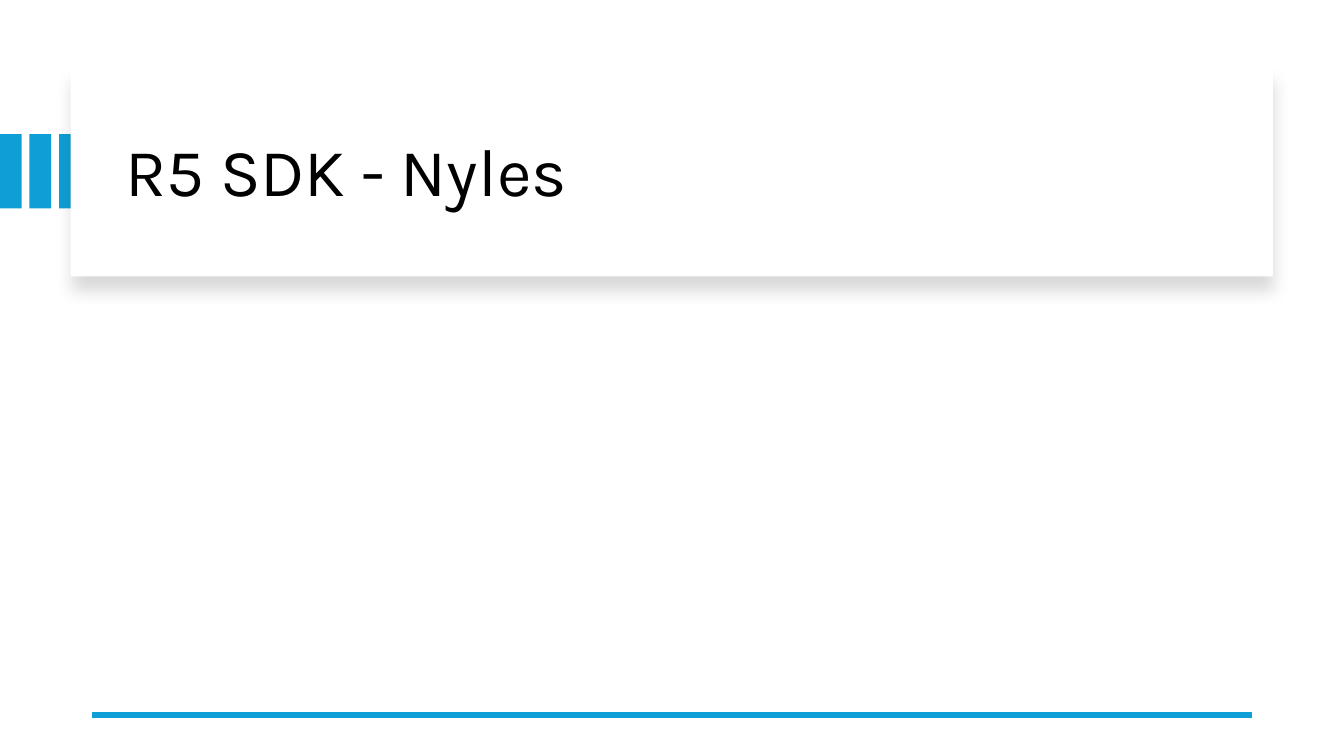
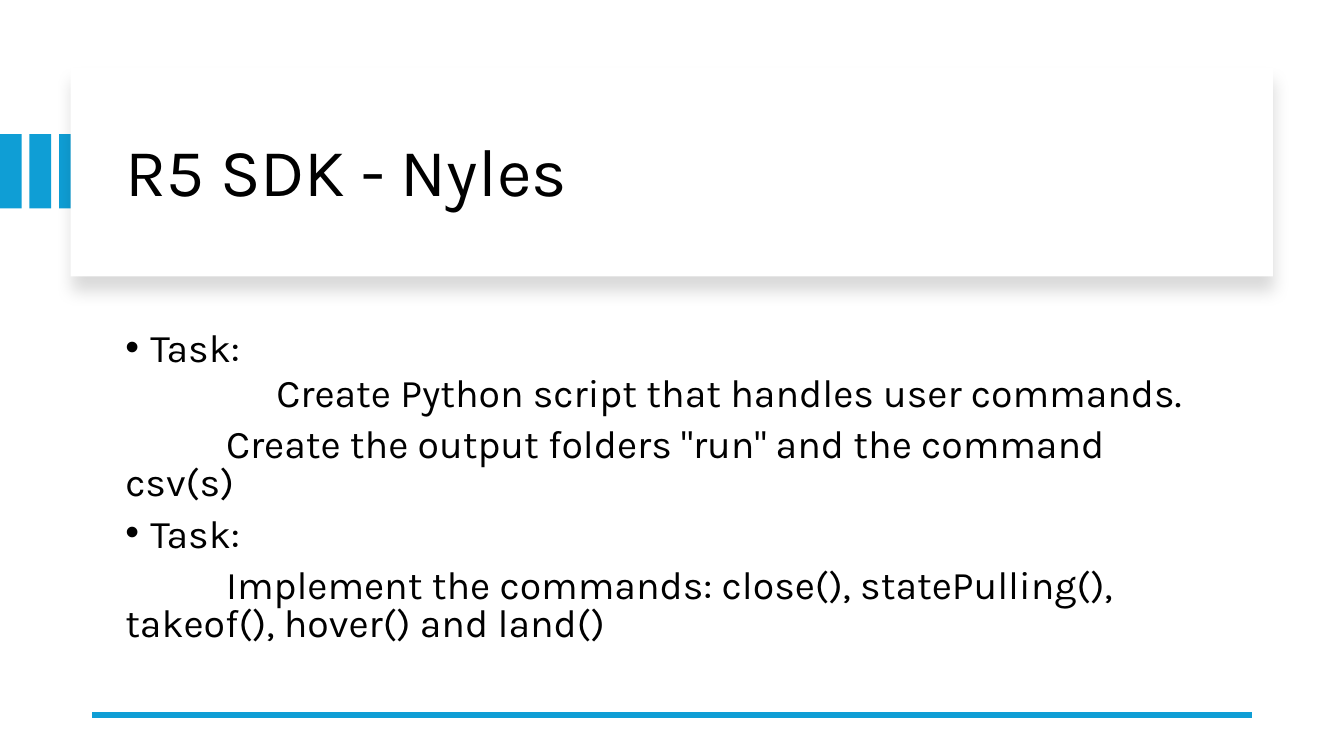
Before and after one commit to ctrl-muna/499-Codrone-Sim, a slide deck: slide 7 of docs/Presentation/W03_ PRESENTATION.pptx (slide 6 before the commit). Drawn at 1344x756 pixels with LibreOffice and Linux fonts; fonts in the diff are those of the drawing. Boxes give left, top, right and bottom in pixels: in the first picture for what was removed or moved away, otherwise in the second. Text is boxed around its words. In the diff, an @@ line names an element or a change of style, - is before the commit and + after.

```diff
--- a/docs/Presentation/W03_ PRESENTATION.pptx
+++ b/docs/Presentation/W03_ PRESENTATION.pptx
@@ text added at [125,335,1182,642], 28 pt, text #000000 @@
+• Task:
+  Create Python script that handles user commands.
+Create the output folders "run" and the command csv(s)
+• Task:
+Implement the commands: close(), statePulling(), takeof(), hover() and land()
```
Also in this commit, not shown: 5 other slides changed, 2 slides added, 1 slide removed, 1 other file.
